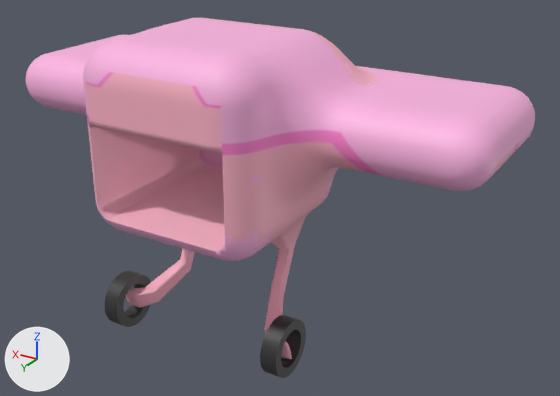
Renders of the glTF model assets/models/car.glb from each side of a commit.
Camera for both pictures: a 50 mm camera at (-7.25, 9.98, 8.02) aimed at (-0.76, -0.85, 2.61). The axes (+X, +Y, +Z) are drawn at lower left. The lights are the same throughout. The older version comes first. Where no turn or scale is listed for an object, it has been applied to the vertices. Vertices at exactly the same position are counted once.

Before the edit, the objects in view are built like this:
```python
me_cylinder = bpy.data.meshes.new('Cylinder')
me_cylinder.from_pydata(...)  # 384 vertices, 640 faces; spans x -0.15..0.15, y -0.5..0.5, z -0.5..0.5
me_cylinder.materials.append(mat_material_002)  # dark grey #323232
me_cylinder_001 = bpy.data.meshes.new('Cylinder.001')
me_cylinder_001.from_pydata(...)  # 384 vertices, 640 faces; spans x -0.15..0.15, y -0.5..0.5, z -0.5..0.5
me_cylinder_001.materials.append(mat_material_002)  # dark grey #323232
me_mesh = bpy.data.meshes.new('Mesh')
me_mesh.from_pydata(...)  # 12235 vertices, 24466 faces; spans x -4.63..4.4, y -2.75..1.61, z -3.56..1.62
me_mesh.materials.append(mat_material_001)  # picture img_car_ship_texture
ob_cylinder = bpy.data.objects.new('Cylinder', me_cylinder)
ob_cylinder.location = (1.68, 0.59, 0.55)
ob_cylinder_001 = bpy.data.objects.new('Cylinder.001', me_cylinder_001)
ob_cylinder_001.location = (-1.62, 0.48, 0.58)
ob_mball_001 = bpy.data.objects.new('Mball.001', me_mesh)
ob_mball_001.location = (0.0, 0.0, 3.94)
```
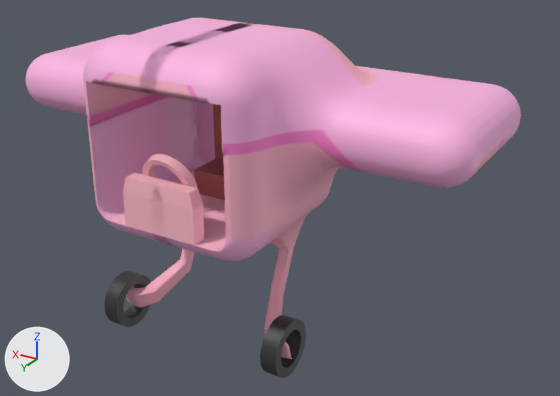
Boxes [x1, y1, x2, y2] around the edits, measured in the pictures (560 x 396 px; the box of a moved part takes in the faces that stretch with it):
```json
{"object": "Mball.001", "change": "reshaped", "before": [25, 18, 535, 359], "after": [25, 18, 521, 359]}
{"object": "Cube", "change": "added", "after": [123, 154, 204, 246], "on screen": "pink"}
{"object": "seat", "change": "added", "after": [194, 104, 225, 200]}
{"part": 1, "of": "me_mesh", "change": "moved or reshaped", "before": [429, 84, 535, 191], "after": [429, 84, 521, 188]}
{"part": 2, "of": "me_mesh", "change": "moved or reshaped", "before": [87, 77, 305, 359], "after": [86, 22, 305, 359]}
{"part": 3, "of": "me_mesh", "change": "surface changed", "before": [173, 33, 529, 353], "after": [195, 33, 520, 358]}
```

Scene script edits in JSON lines:
```json
{"op": "add", "block": "mat_material_004", "code": ["mat_material_004 = principled_material('Material.004')", "mat_material_004.base_color = (0.469, 0.13, 0.119)  # pink #b66561"]}
{"op": "add", "block": "mat_material_003", "code": ["mat_material_003 = principled_material('Material.003')", "mat_material_003.base_color = (1.0, 0.491, 0.567)  # pink #ffbac6"]}
{"block": "me_mesh", "where": "# used by ob_mball_001; location = (0.0, 0.0, 3.94)"}
{"op": "remove", "block": "me_mesh", "code": "me_mesh.from_pydata(...)  # 12235 vertices, 24466 faces; spans x -4.63..4.4, y -2.75..1.61, z -3.56..1.62"}
{"op": "add", "block": "me_mesh", "code": "me_mesh.from_pydata(...)  # 12196 vertices, 24700 faces; spans x -4.4..4.4, y -2.75..1.62, z -3.56..1.62"}
{"block": "me_mesh", "change": "me_mesh part 1: 349 vertices moved from x -4.63..-3.95, y -2.75..0.29, z -0.22..0.82 to x -4.4..-3.95, y -2.72..0.26, z -0.21..0.79; 435 vertices removed from x -4.63..-3.95, y -2.75..0.29, z -0.22..0.82; 263 vertices added at x -4.4..-3.91, y -2.74..0.28, z -0.21..0.81"}
{"block": "me_mesh", "change": "me_mesh part 2: 200 vertices moved from x -1.81..1.24, y -1.19..1.61, z -3.5..1.29 to x -1.8..1.24, y -1.97..1.62, z -3.56..1.29; 408 vertices removed from x -1.81..1.25, y -1.2..1.61, z -3.56..1.31; 541 vertices added at x -1.8..1.25, y -2.75..1.62, z -3.56..1.62"}
{"block": "me_mesh", "change": "me_mesh part 3: 3427 kept faces spanning x -4.4..1.25, y -2.35..1.57, z -3.56..1.58 get new texture (UV) coordinates"}
{"op": "add", "block": "me_cube_002", "code": ["me_cube_002 = bpy.data.meshes.new('Cube.002')", "me_cube_002.from_pydata(...)  # a box spanning x -0.5..0.52, y -0.82..-0.16, z -0.36..0.07; a box spanning x -0.54..0.56, y -1.18..-0.83, z -0.39..1.41", "me_cube_002.materials.append(mat_material_004)  # pink #b66561"]}
{"op": "add", "block": "me_cube_001", "code": ["me_cube_001 = bpy.data.meshes.new('Cube.001')", "me_cube_001.from_pydata(...)  # 342 vertices, 552 faces; spans x -0.959..0.411, y -0.445..0.129, z -0.292..0.978", "me_cube_001.materials.append(mat_material_003)  # pink #ffbac6"]}
{"op": "add", "block": "ob_seat", "code": ["ob_seat = bpy.data.objects.new('seat', me_cube_002)", "ob_seat.location = (0.0, 0.08, 3.08)"]}
{"op": "add", "block": "ob_cube", "code": ["ob_cube = bpy.data.objects.new('Cube', me_cube_001)", "ob_cube.location = (0.27, 1.43, 2.98)"]}
```
